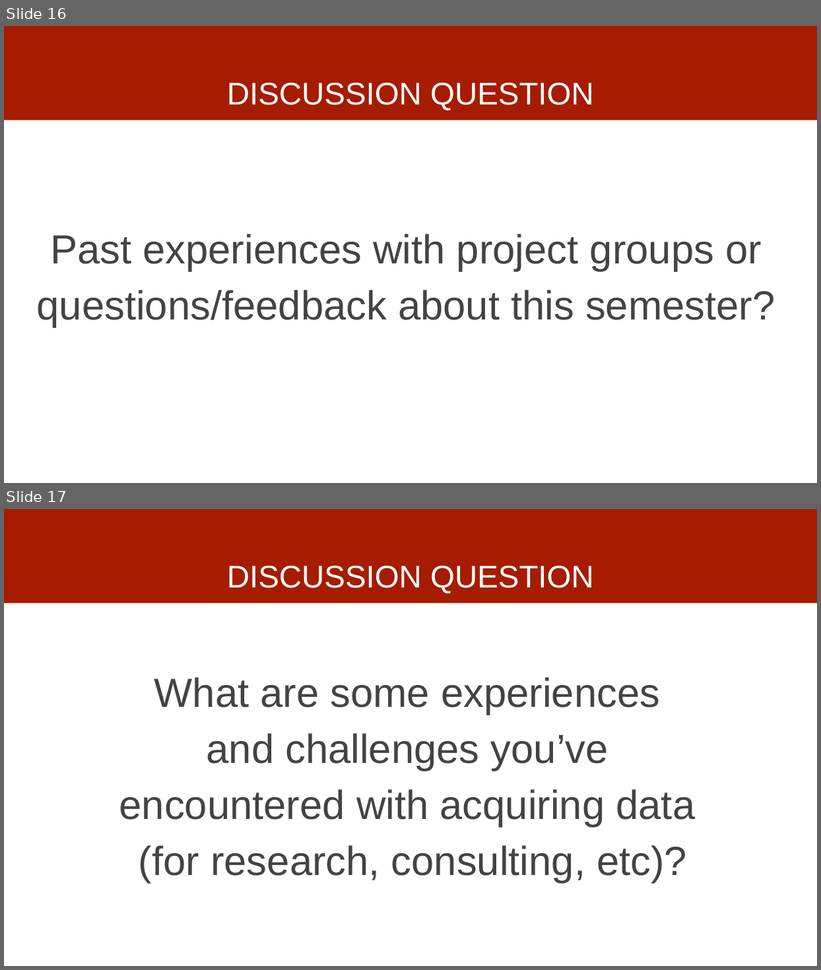
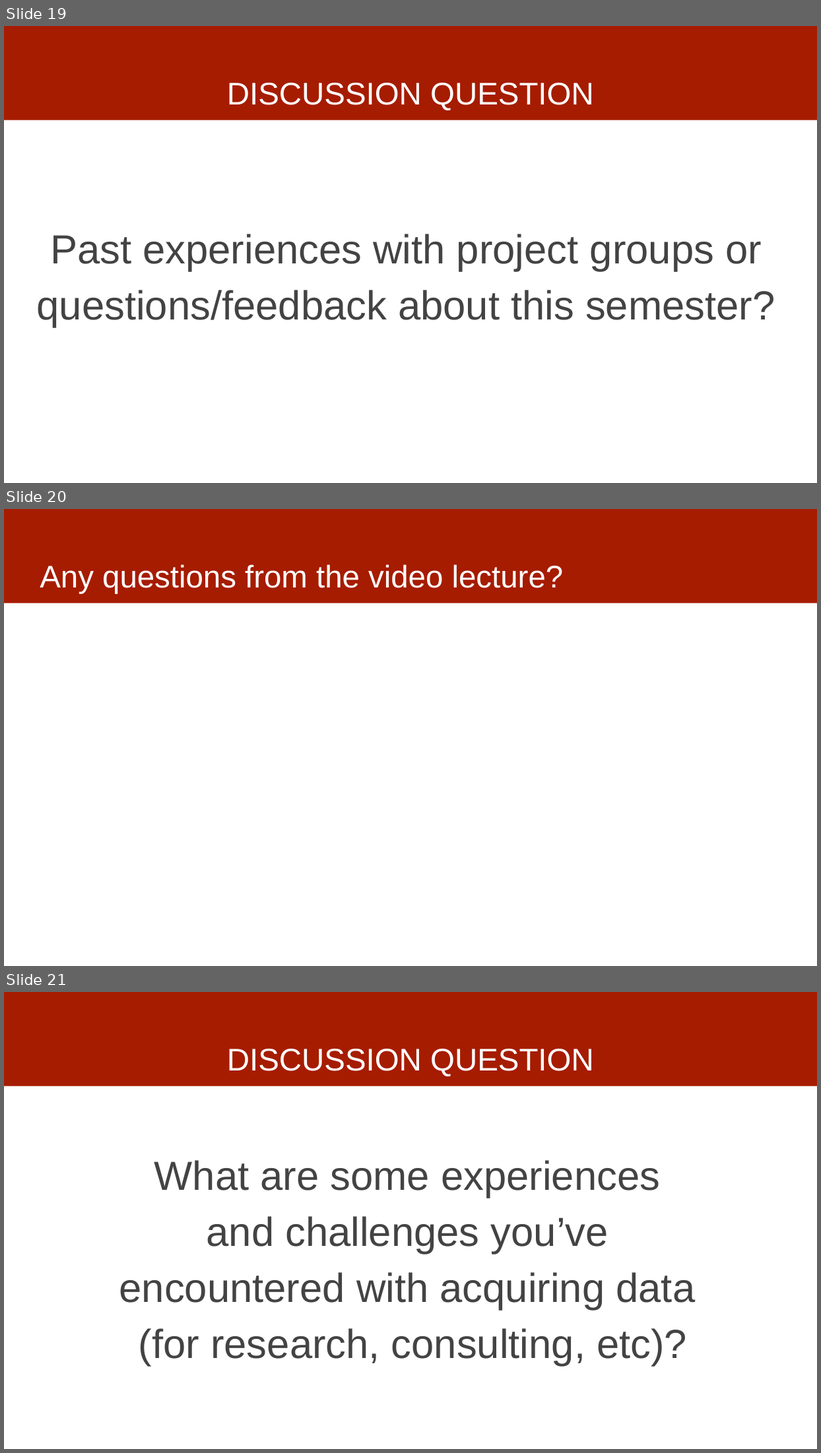
Before and after one commit to dssg/mlforpublicpolicylab, a slide deck: 02 - Case Studies and Acquiring Data/data -- discussion.pptx. Shown one above the other, each under a label of ours: slides 16 and 17 before the commit, slides 19, 20 and 21 after it. The pictures are 821x970 and 821x1453 pixels, drawn with LibreOffice and Linux fonts; fonts in the diff are those of the drawing. Boxes give left, top, right and bottom in pixels: in the first picture for what was removed or moved away, otherwise in the second. Text is boxed around its words. In the diff, an @@ line names an element or a change of style, - is before the commit and + after.

```diff
--- a/02 - Case Studies and Acquiring Data/data -- discussion.pptx
+++ b/02 - Case Studies and Acquiring Data/data -- discussion.pptx
@@ slide 20 added at (4, 509, 817, 966), background #FFFFFF; not listed: 1 template element that a slide beside it also shows @@
@@ title added at (40, 564, 564, 594), 37 pt, text #FFFFFF @@
+Any questions from the video lecture?
@@ what was slide 16 is now slide 19 @@
@@ what was slide 17 is now slide 21 @@
```
Also in this commit, not shown: 5 slides changed, 4 other slides added, 1 slide removed.
